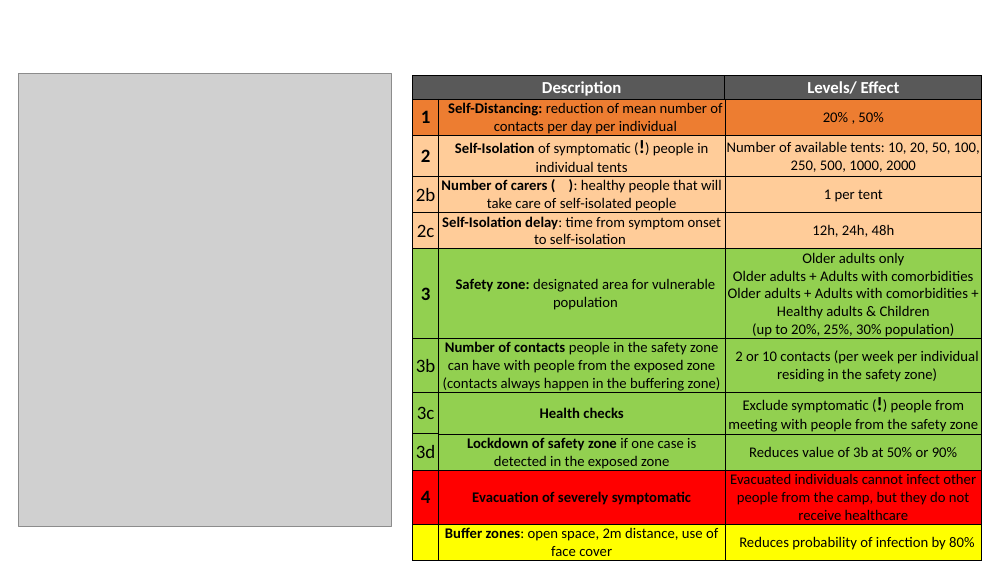
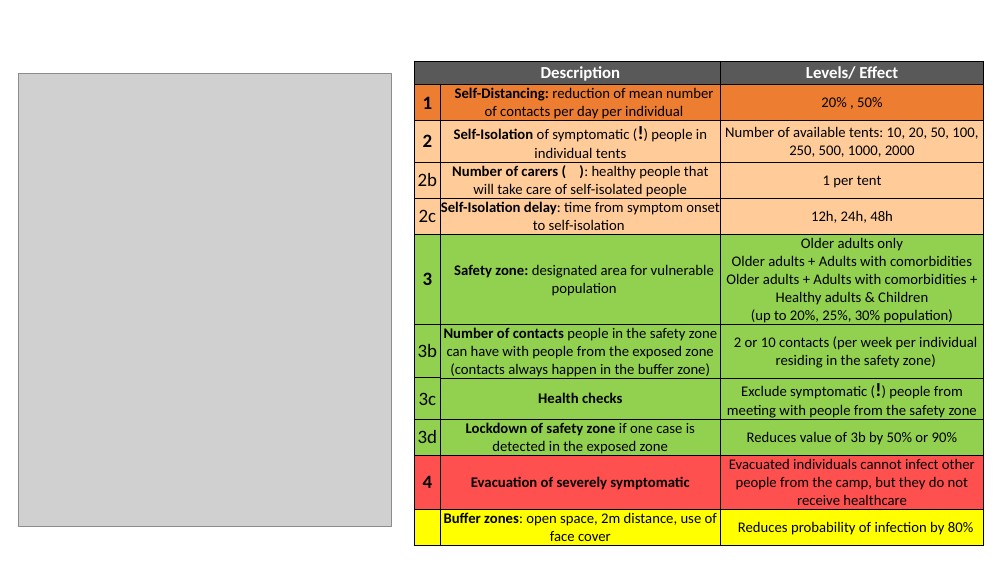
Before and after one commit to crowdfightcovid19/req-550-Syria, a slide deck: slide 3 of manuscripts/diagrams/diagrams_interventions_JV_LDT_JV.pptx. Drawn at 1008x567 pixels with LibreOffice and Linux fonts; fonts in the diff are those of the drawing; grey boxes stand for pictures; background and template pictures are left out. Boxes give left, top, right and bottom in pixels: in the first picture for what was removed or moved away, otherwise in the second. Text is boxed around its words. In the diff, an @@ line names an element or a change of style, - is before the commit and + after.

```diff
--- a/manuscripts/diagrams/diagrams_interventions_JV_LDT_JV.pptx
+++ b/manuscripts/diagrams/diagrams_interventions_JV_LDT_JV.pptx
@@ table at [414, 61, 984, 550] @@
-row 7, column 2: Number of contacts people in the safety zone can have with people from the exposed zone (contacts always happen in the buffering zone)
+row 7, column 2: Number of contacts people in the safety zone can have with people from the exposed zone (contacts always happen in the buffer zone)
-row 9, column 3: Reduces value of 3b at 50% or 90%
+row 9, column 3: Reduces value of 3b by 50% or 90%
@@ fill #FF0000 to #FF5050 in row 10 @@
@@ table: place and size @@
-table at [413, 76, 982, 560]
+table at [414, 61, 984, 550]
```
Also in this commit, not shown: 1 other slide changed, 7 other files.
